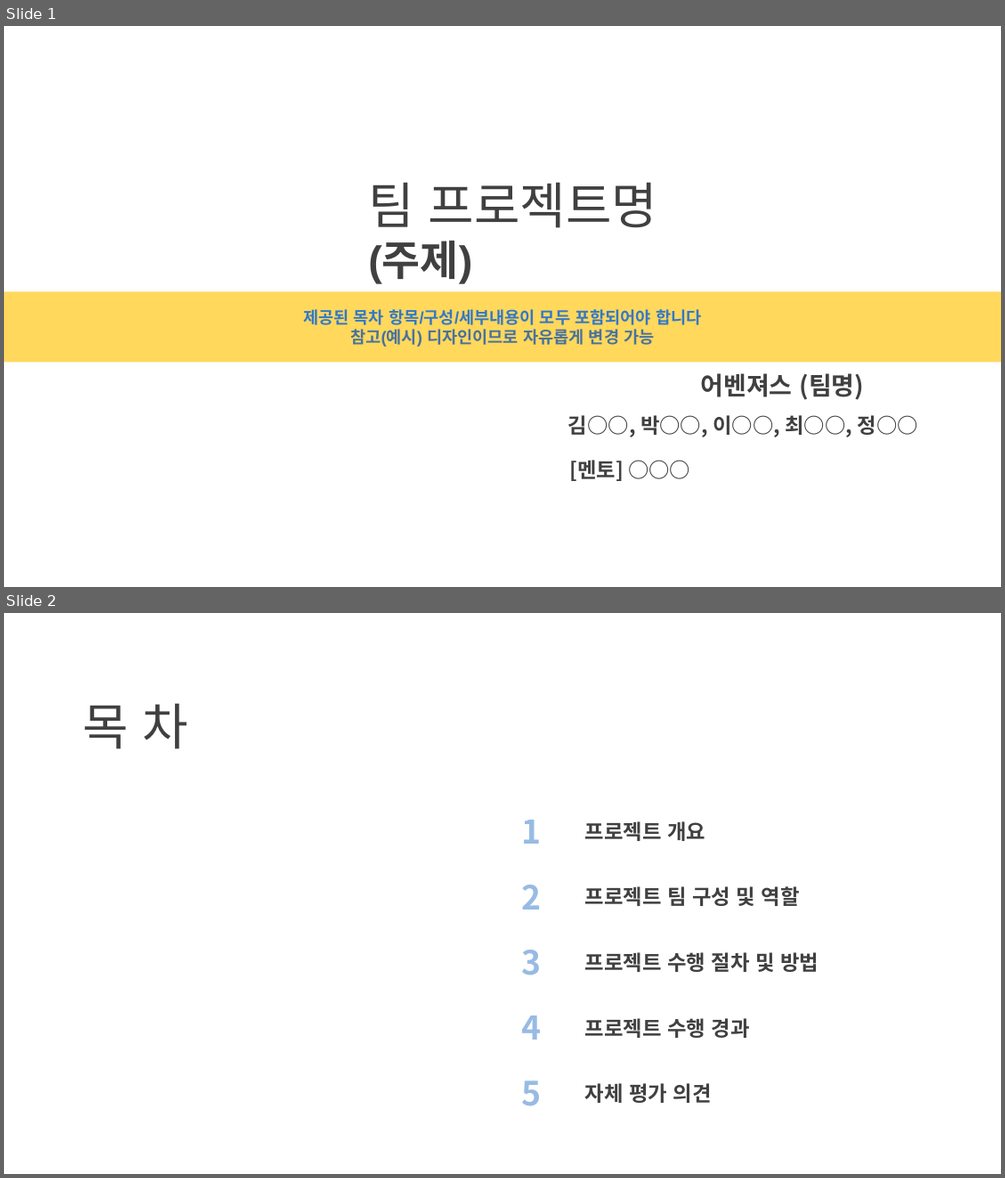
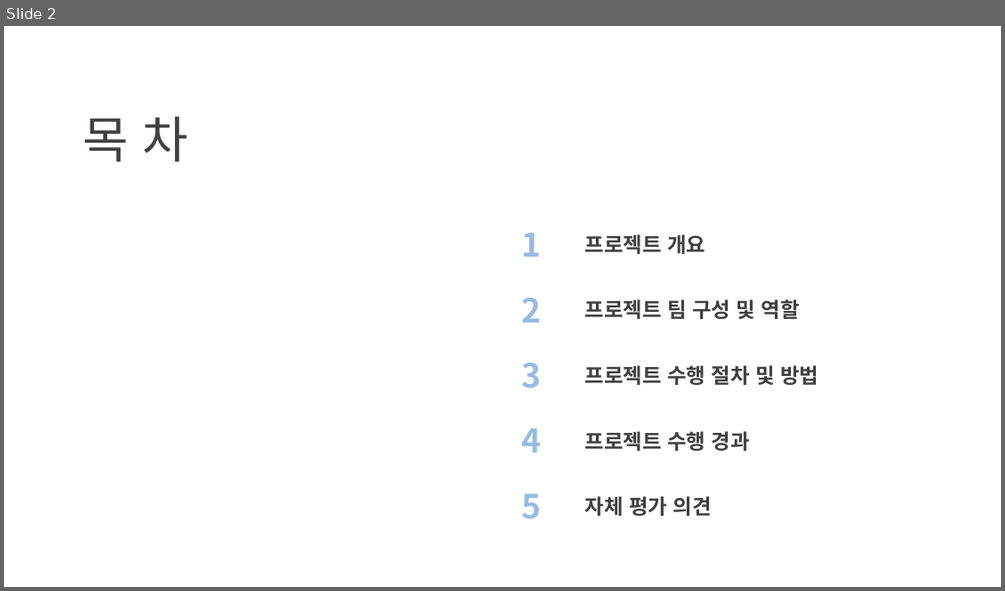
Before and after one commit to green424minee/greenart-HumanCloud, a slide deck: 문서/3_팀_프로젝트_결과보고서.pptx. Shown one above the other, each under a label of ours: slides 1 and 2 before the commit, slide 2 after it. The pictures are 1005x1178 and 1005x591 pixels, drawn with LibreOffice and Linux fonts; fonts in the diff are those of the drawing; background and template pictures are left out. Boxes give left, top, right and bottom in pixels: in the first picture for what was removed or moved away, otherwise in the second. Text is boxed around its words. In the diff, an @@ line names an element or a change of style, - is before the commit and + after.

```diff
--- a/문서/3_팀_프로젝트_결과보고서.pptx
+++ b/문서/3_팀_프로젝트_결과보고서.pptx
@@ slide 1 removed at (4, 26, 1001, 587), background #FFFFFF @@
@@ text removed at (368, 182, 657, 283) @@
-팀 프로젝트명
-(주제)
@@ rectangle removed at (4, 291, 1001, 362) @@
-제공된 목차 항목/구성/세부내용이 모두 포함되어야 합니다
-참고(예시) 디자인이므로 자유롭게 변경 가능
@@ text removed at (568, 373, 918, 437) @@
-TEAM 1조 어벤져스 (팀명)
-김○○, 박○○, 이○○, 최○○, 정○○
@@ text removed at (569, 459, 623, 481) @@
-[멘토] ○○○
```
Also in this commit, not shown: 6 slides changed, 1 slide added.
